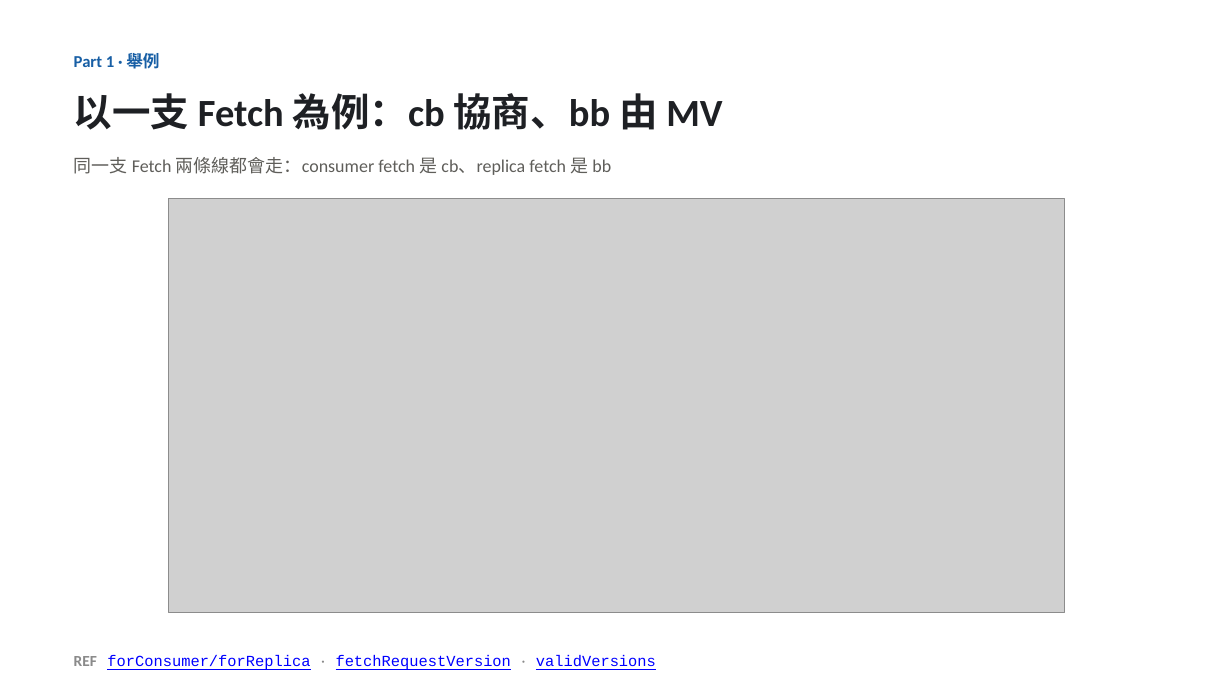
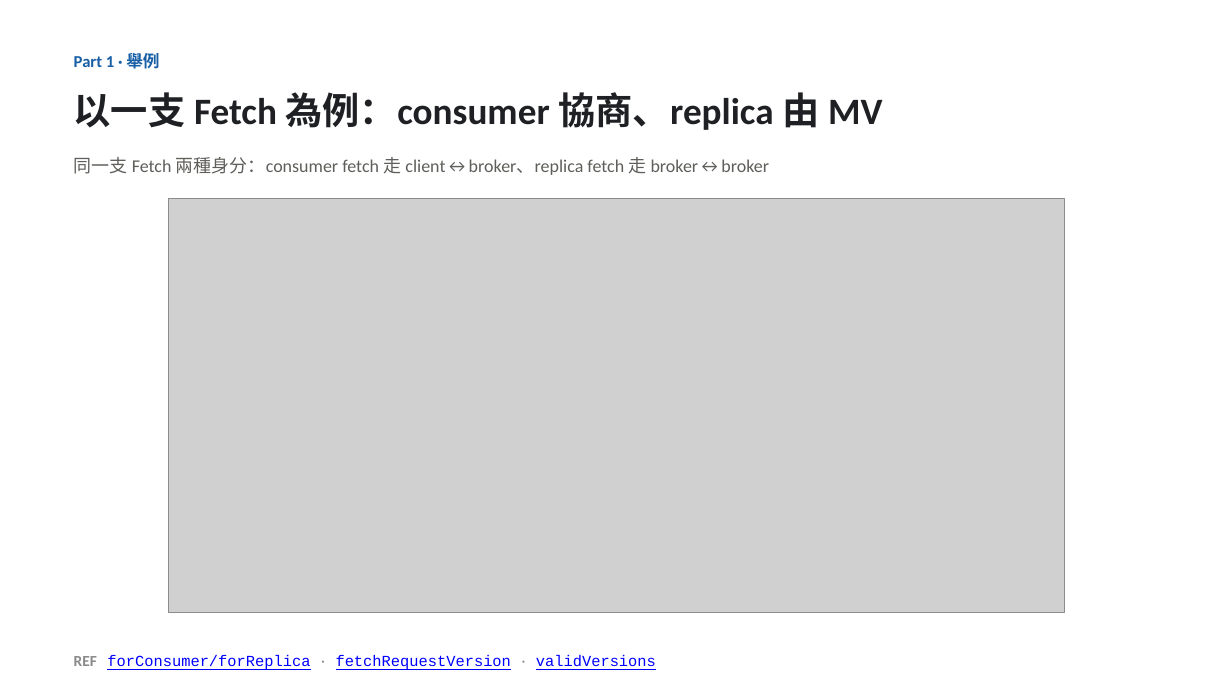
Before and after one commit to unknowntpo/kafka, a slide deck: slide 7 of study/version-control/kafka-version-negotiation.pptx (slide 6 before the commit). Drawn at 1232x693 pixels with LibreOffice and Linux fonts; fonts in the diff are those of the drawing; grey boxes stand for pictures. Boxes give left, top, right and bottom in pixels: in the first picture for what was removed or moved away, otherwise in the second. Text is boxed around its words. In the diff, an @@ line names an element or a change of style, - is before the commit and + after.

Commit message:
study(version-control): 加 TOC 與 Recap、去縮寫、地圖標非窮舉
- 標題後加「本場大綱」TOC（兩段 + 隨堂考），結尾 Takeaways 改為 Recap 對映兩段
- Fetch 舉例改用全名（consumer/replica、client↔broker/broker↔broker），不用 cb/bb
- 地圖標明 broker↔controller 等各列為代表性、非窮舉（加 AlterPartition、轉發 admin…）；16 張
- talk-outline.md 同步

```diff
--- a/study/version-control/kafka-version-negotiation.pptx
+++ b/study/version-control/kafka-version-negotiation.pptx
@@ text at <box>74,92,883,130</box>: text changed; size 30 to 29 pt @@
-以一支 Fetch 為例：cb 協商、bb 由 MV
+以一支 Fetch 為例：consumer 協商、replica 由 MV
@@ text at <box>74,157,770,175</box>: text changed @@
-同一支 Fetch 兩條線都會走：consumer fetch 是 cb、replica fetch 是 bb
+同一支 Fetch 兩種身分：consumer fetch 走 client↔broker、replica fetch 走 broker↔broker
```
Also in this commit, not shown: 2 other slides changed, 1 slide added, 2 other files.
